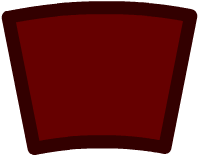
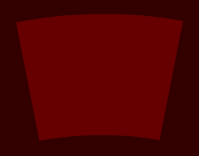
Revision of a layered 199 x 156 image; what changed, layer by layer:
added layer "Layer 2" over [0,0,199,156]
